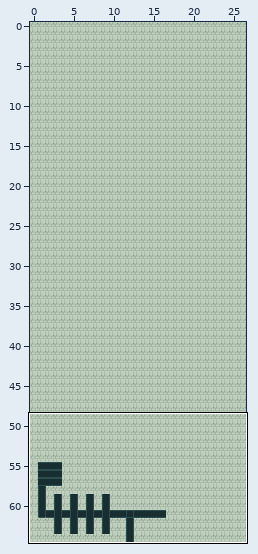
Level history. Tiled map: LemmeOut/assets/data/level2.tmx. The first picture is a wide view before the edit; the outline marks the close-up.
Close-up. The starting point:
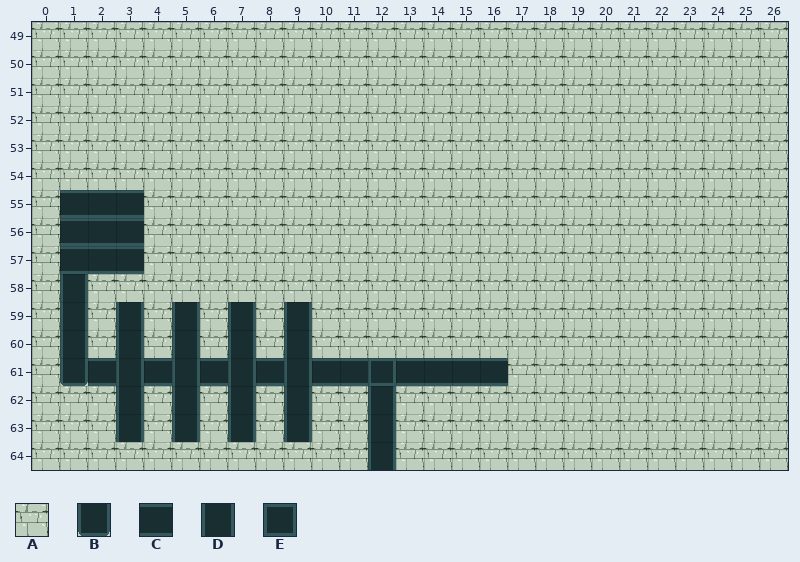
Cells are 32x32 px. Shown: x 0..26, y 49..64. The commit also changed other parts of the map, which this record leaves out.
Key: from "testTiles": A 0, B 1, C 5, D 6, E 7.
_ is an empty cell.
Layer "floor" before, first column x 0:
49 AAAAAAAAAAAAAAAAAAAAAAAAAAA
50 AAAAAAAAAAAAAAAAAAAAAAAAAAA
51 AAAAAAAAAAAAAAAAAAAAAAAAAAA
52 AAAAAAAAAAAAAAAAAAAAAAAAAAA
53 AAAAAAAAAAAAAAAAAAAAAAAAAAA
54 AAAAAAAAAAAAAAAAAAAAAAAAAAA
55 ACCCAAAAAAAAAAAAAAAAAAAAAAA
56 ACCCAAAAAAAAAAAAAAAAAAAAAAA
57 ACCCAAAAAAAAAAAAAAAAAAAAAAA
58 ADAAAAAAAAAAAAAAAAAAAAAAAAA
59 ADADADADADAAAAAAAAAAAAAAAAA
60 ADADADADADAAAAAAAAAAAAAAAAA
61 ABCDCDCDCDCCECCCCAAAAAAAAAA
62 AAADADADADAADAAAAAAAAAAAAAA
63 AAADADADADAADAAAAAAAAAAAAAA
64 AAAAAAAAAAAADAAAAAAAAAAAAAA
The result:
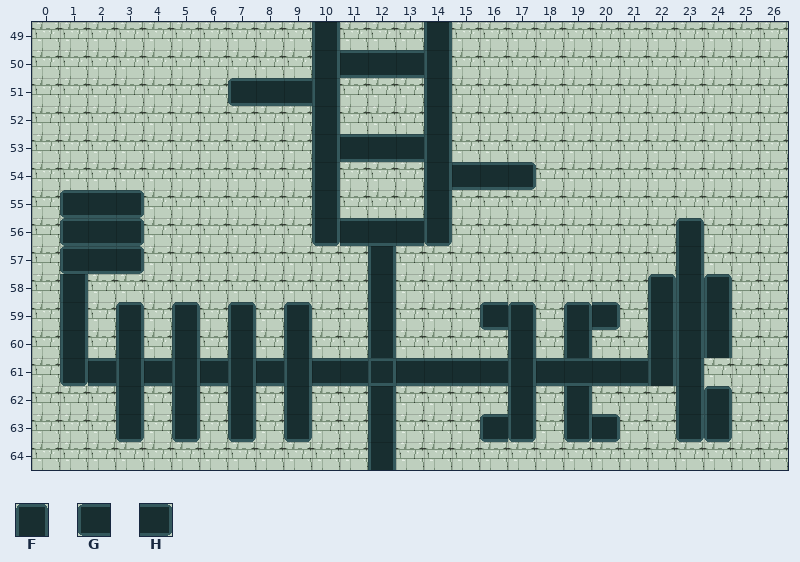
Further tiles: from "testTiles": F 2, G 3, H 4.
Changes in this commit:
Layer "floor":
The edit turns tile A into tile B in row 56 at x 10 and 14; in row 63 at x 17, 19 and 23 to 24.
The edit turns tile D into tile B in row 63 at x 3, 5, 7 and 9.
The edit turns tile A into tile C in row 50 at x 11 to 13; in row 51 at x 8 to 9; in row 53 at x 11 to 13; in row 54 at x 15 to 16; in row 56 at x 11 to 13; in row 61 at x 18 to 21.
The edit turns tile A into tile D in rows 49 to 55 at x 10 and 14; in rows 57 to 58 at x 12 and 23; in row 59 at x 12 and 22 to 24; in row 60 at x 12, 17, 19 and 22 to 24; in row 61 at x 17 and 22 to 23; in row 62 at x 17, 19 and 23.
The edit turns tile A into tile F in row 56 at x 23; in row 58 at x 22 and 24; in row 59 at x 17 and 19; in row 62 at x 24.
The edit turns tile D into tile F in row 59 at x 3, 5, 7 and 9.
The edit turns tile A into tile G in row 51 at x 7; in row 59 at x 16; in row 63 at x 16.
The edit turns tile C into tile G in rows 55 to 57 at x 1.
The edit turns tile A into tile H in row 54 at x 17; in row 59 at x 20; in row 63 at x 20.
The edit turns tile C into tile H in rows 55 to 57 at x 3.
Boxes around the changes in both close-ups, in picture pixels (x1, y1, x2, y2):
changed: (228, 22, 732, 442)
changed: (60, 190, 64, 274)
changed: (140, 190, 144, 274)
changed: (116, 302, 144, 306)
changed: (172, 302, 200, 306)
changed: (116, 415, 144, 442)
changed: (172, 415, 200, 442)
